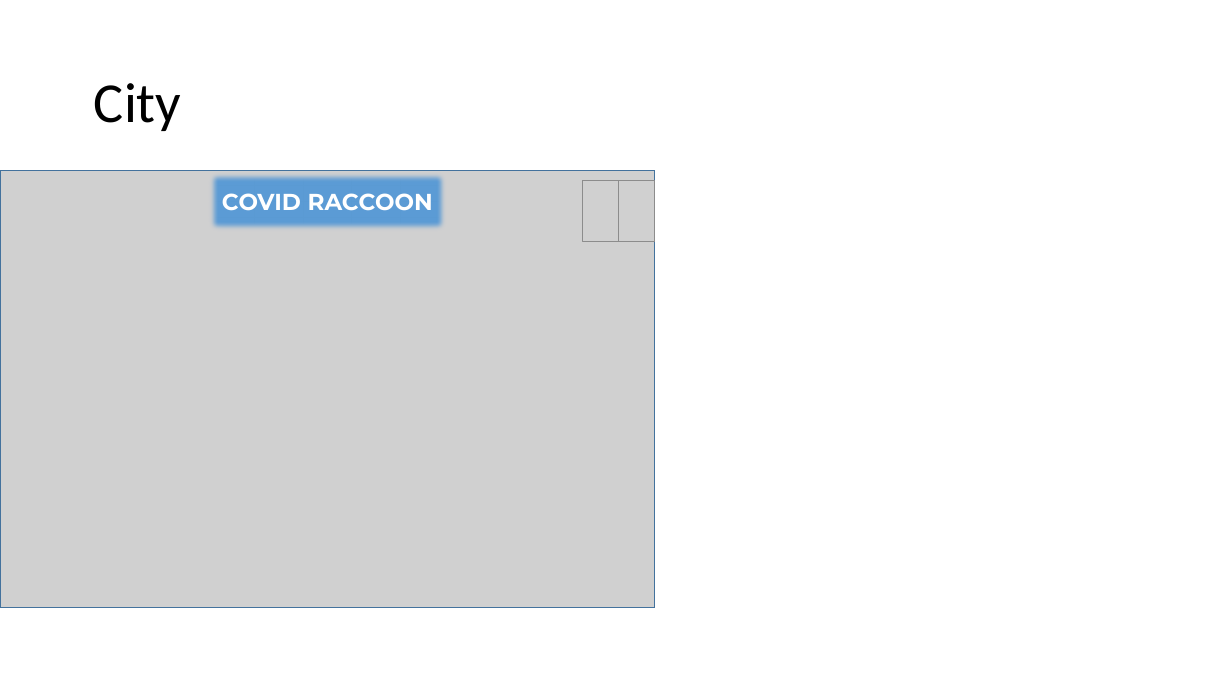
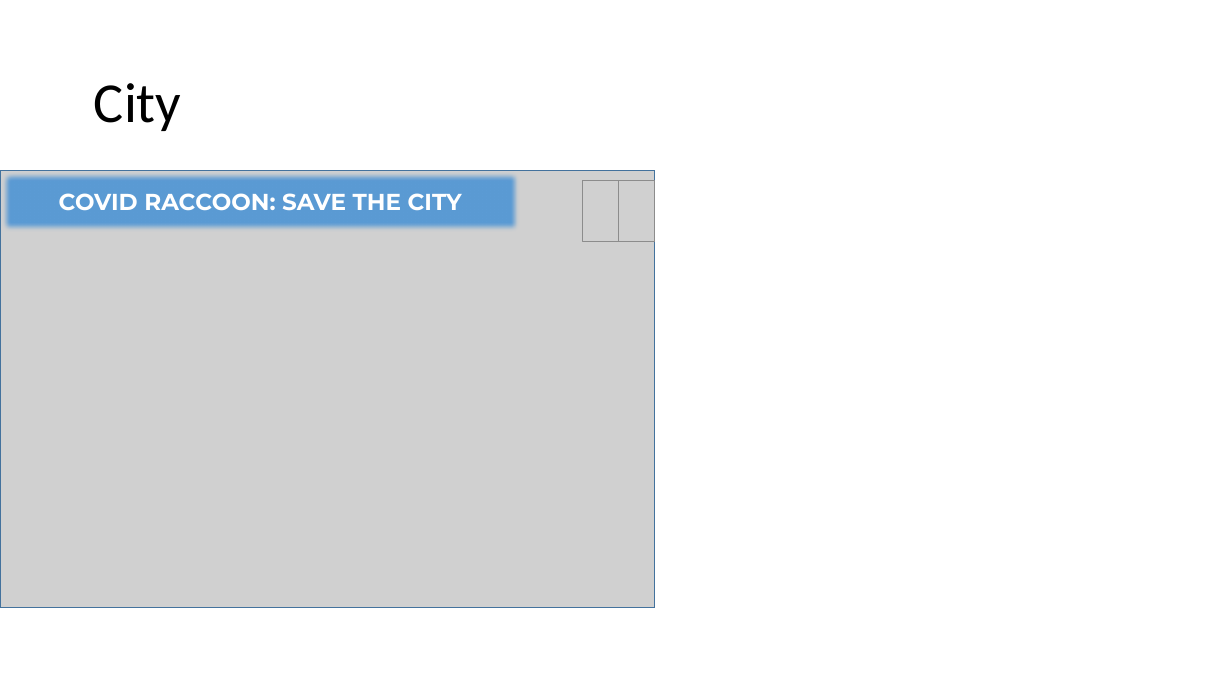
Before and after one commit to sedhha/covidRaccoon, a slide deck: slide 9 of Characters.pptx (slide 8 before the commit). Drawn at 1232x693 pixels with LibreOffice and Linux fonts; fonts in the diff are those of the drawing; grey boxes stand for pictures. Boxes give left, top, right and bottom in pixels: in the first picture for what was removed or moved away, otherwise in the second. Text is boxed around its words. In the diff, an @@ line names an element or a change of style, - is before the commit and + after.

```diff
--- a/Characters.pptx
+++ b/Characters.pptx
@@ rectangle "COVID RACCOON: SAVE THE CITY" resized from (x1=208, y1=171, x2=447, y2=232) to (x1=0, y1=171, x2=520, y2=232) @@
@@ text in rectangle at (x1=59, y1=193, x2=462, y2=211): text changed @@
-COVID RACCOON
+COVID RACCOON: SAVE THE CITY
```
Also in this commit, not shown: 2 other slides changed, 3 slides added, 8 other files.
